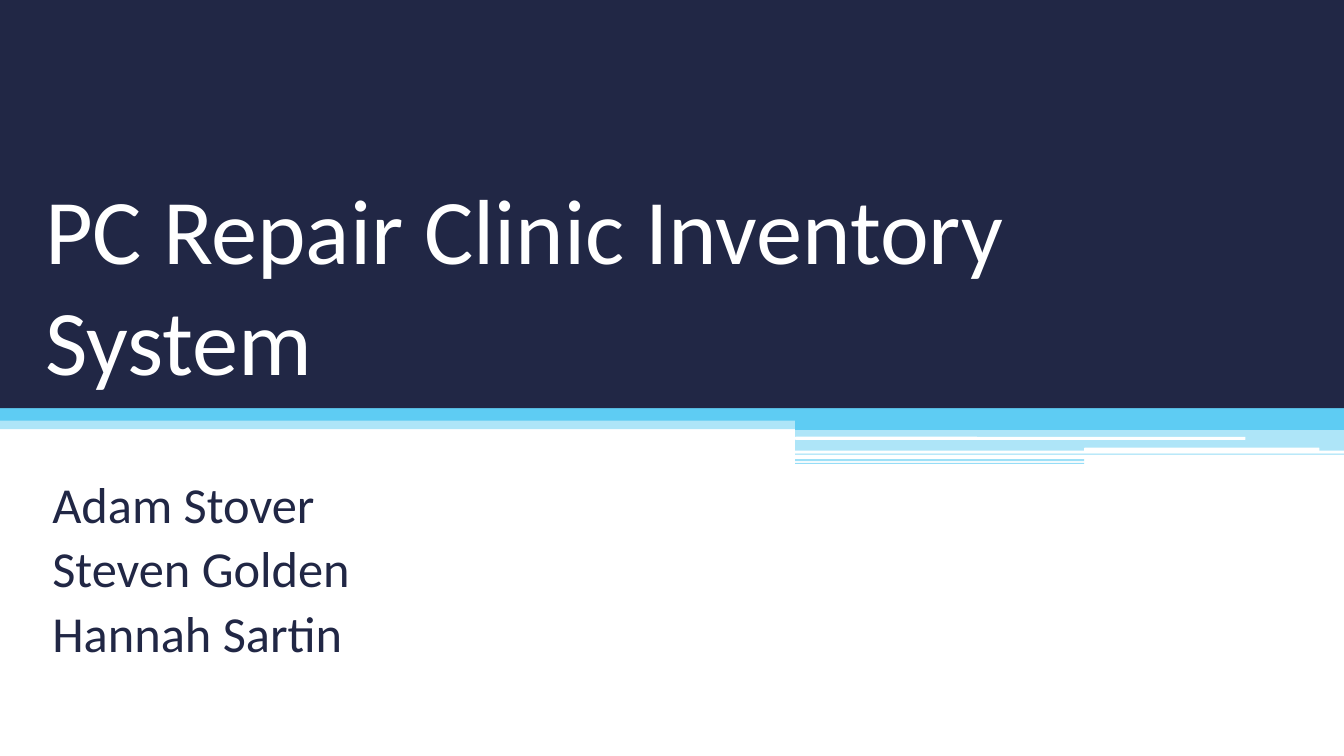
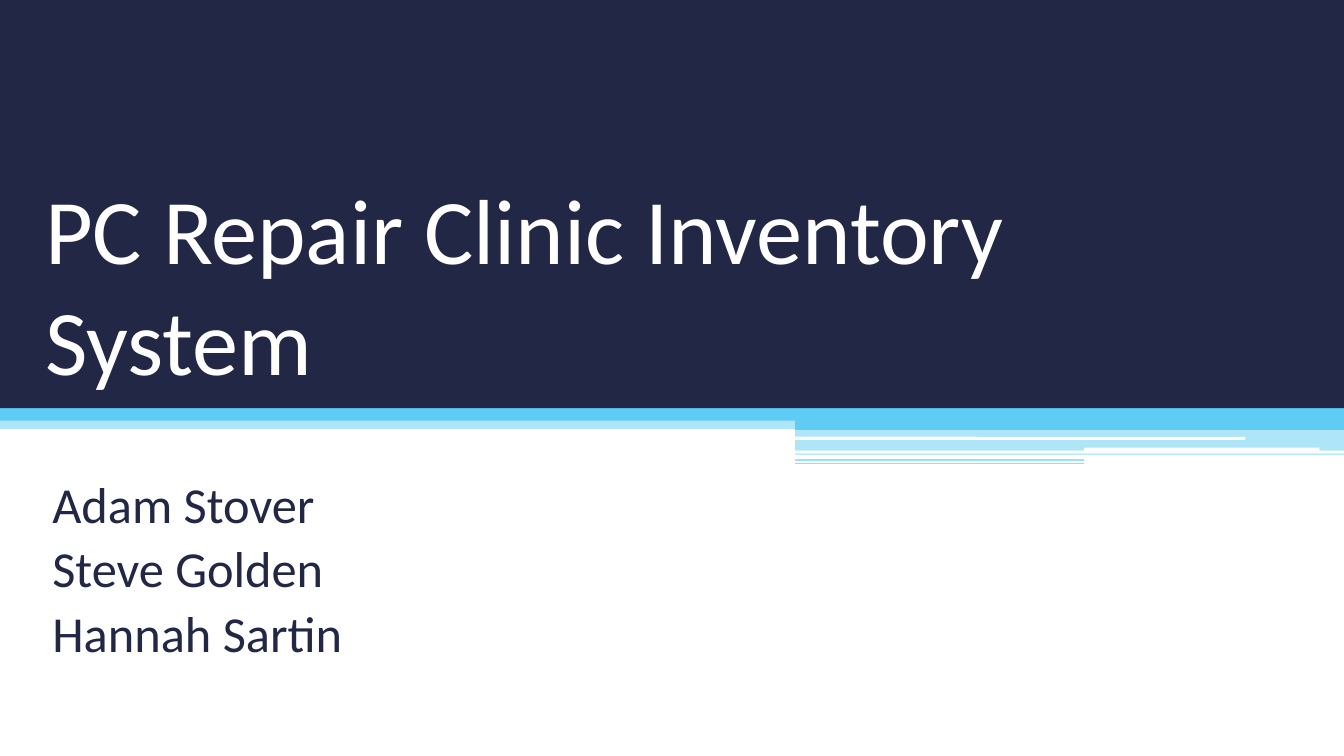
Before and after one commit to sylve0n/CIS260-PowerPoint, a slide deck: slide 1 of PC Repair Clinic Inventory System.pptx. Drawn at 1344x756 pixels with LibreOffice and Linux fonts; fonts in the diff are those of the drawing. Boxes give left, top, right and bottom in pixels: in the first picture for what was removed or moved away, otherwise in the second. Text is boxed around its words. In the diff, an @@ line names an element or a change of style, - is before the commit and + after.

Commit message:
Changed Steven to Steve

```diff
--- a/PC Repair Clinic Inventory System.pptx
+++ b/PC Repair Clinic Inventory System.pptx
@@ subtitle at bbox=[52, 552, 323, 588]: text changed @@
-Steven Golden
+Steve Golden
```
